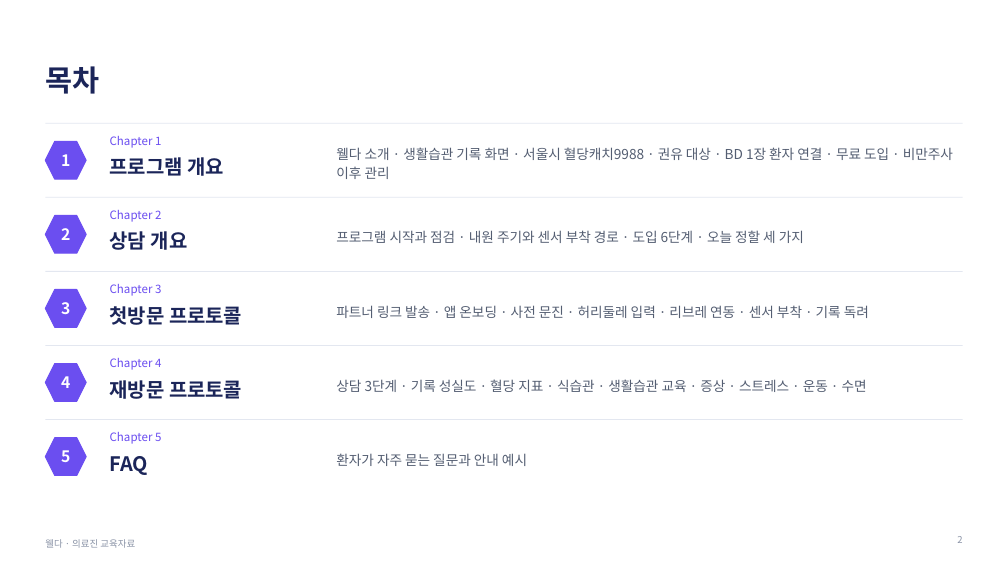
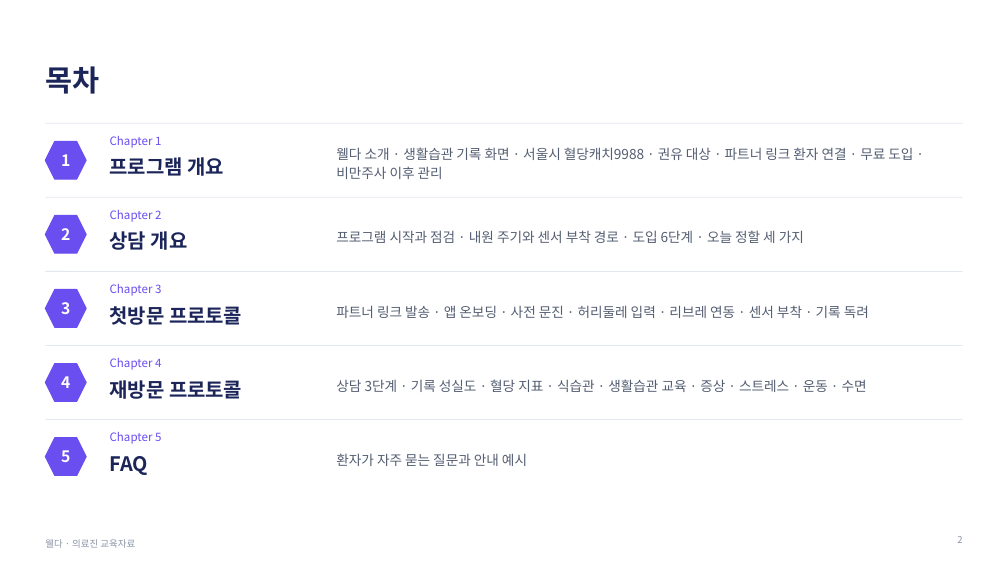
Before and after one commit to xxyuybxx-ctrl/welda-onboarding, a slide deck: slide 2 of files/웰다_교육자료_261118_의료진용.pptx. Drawn at 1008x567 pixels with LibreOffice and Linux fonts; fonts in the diff are those of the drawing. Boxes give left, top, right and bottom in pixels: in the first picture for what was removed or moved away, otherwise in the second. Text is boxed around its words. In the diff, an @@ line names an element or a change of style, - is before the commit and + after.

```diff
--- a/files/웰다_교육자료_261118_의료진용.pptx
+++ b/files/웰다_교육자료_261118_의료진용.pptx
@@ text at [336, 147, 913, 179]: text changed @@
-웰다 소개 · 생활습관 기록 화면 · 서울시 혈당캐치9988 · 권유 대상 · BD 1장 환자 연결 · 무료 도입 · 비만주사 이후 관리
+웰다 소개 · 생활습관 기록 화면 · 서울시 혈당캐치9988 · 권유 대상 · 파트너 링크 환자 연결 · 무료 도입 · 비만주사 이후 관리
```
Also in this commit, not shown: 2 other slides changed, 20 other files.
